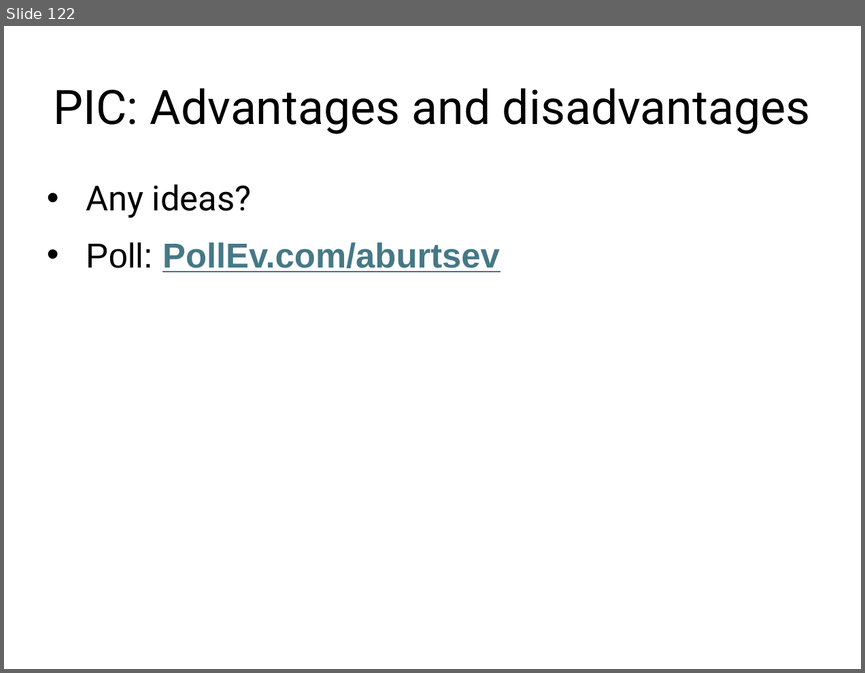
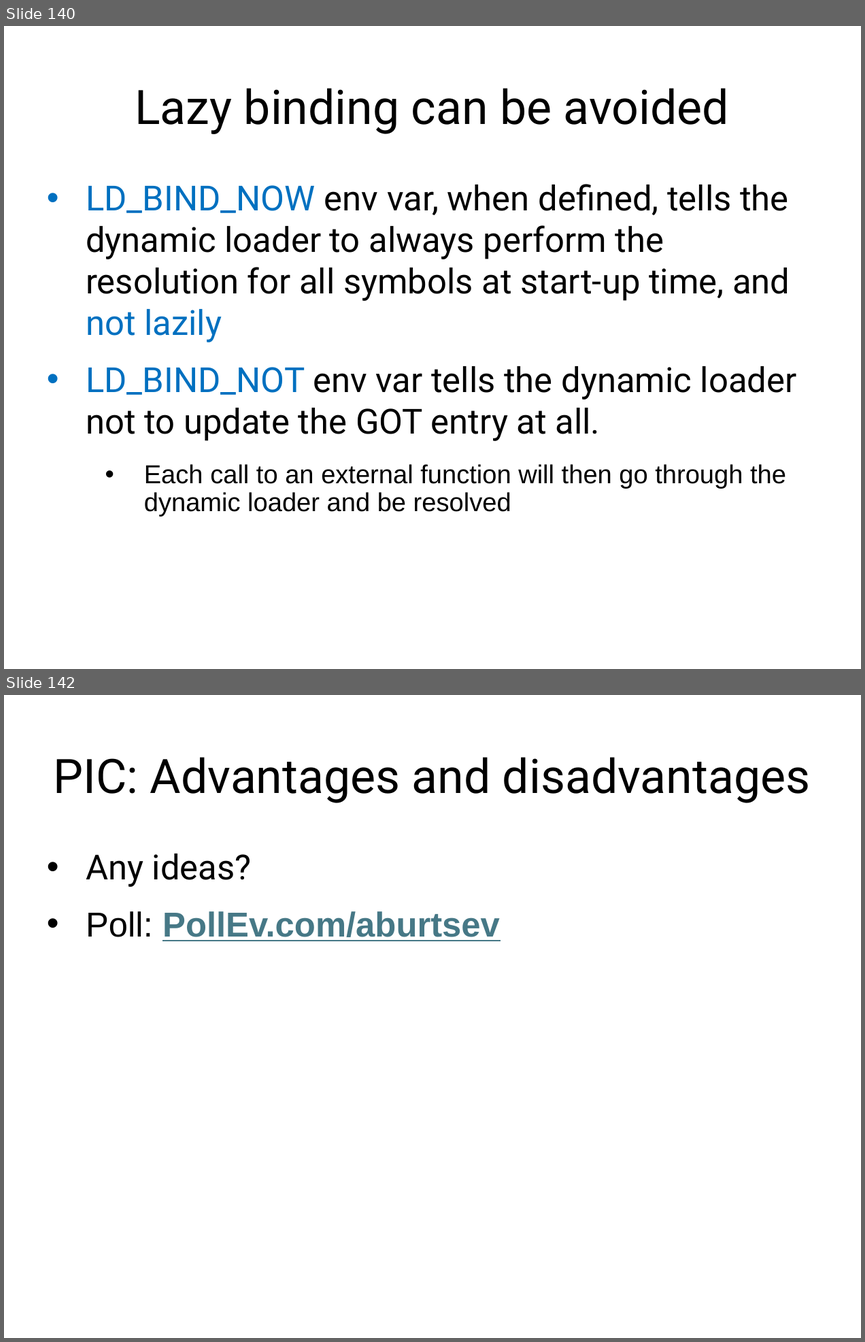
Before and after one commit to mars-research/cs5460, a slide deck: static/lectures/lecture05-linking-and-loading/lecture05-linking-and-loading.pptx. Shown one above the other, each under a label of ours: slide 122 before the commit, slides 140 and 142 after it; the slides between them are not shown. The pictures are 865x673 and 865x1342 pixels, drawn with LibreOffice and Linux fonts; fonts in the diff are those of the drawing. Boxes give left, top, right and bottom in pixels: in the first picture for what was removed or moved away, otherwise in the second. Text is boxed around its words. In the diff, an @@ line names an element or a change of style, - is before the commit and + after.

```diff
--- a/static/lectures/lecture05-linking-and-loading/lecture05-linking-and-loading.pptx
+++ b/static/lectures/lecture05-linking-and-loading/lecture05-linking-and-loading.pptx
@@ slide 140 added at bbox=[4, 26, 861, 669], background #FFFFFF @@
@@ title added at bbox=[135, 88, 729, 134], 44 pt, text #000000 @@
+Lazy binding can be avoided
@@ text added at bbox=[86, 184, 797, 516], 32 pt, text #000000 @@
+• LD_BIND_NOW env var, when defined, tells the dynamic loader to always perform the resolution for all symbols at start-up time, and not lazily
+• LD_BIND_NOT env var tells the dynamic loader not to update the GOT entry at all.
+  • Each call to an external function will then go through the dynamic loader and be resolved
@@ what was slide 122 is now slide 142 @@
```
Also in this commit, not shown: 5 slides changed, 27 other slides added, 2 other files.
